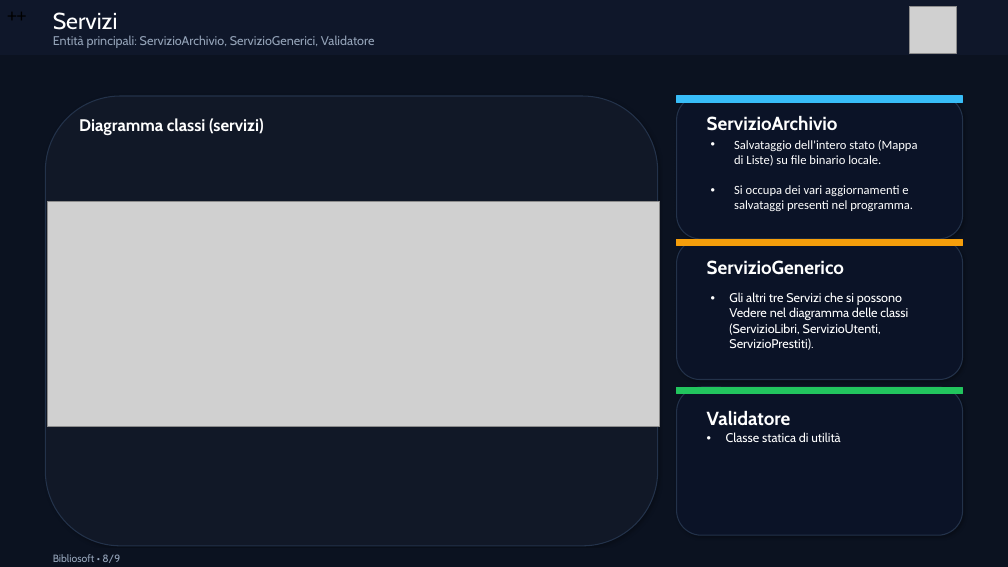
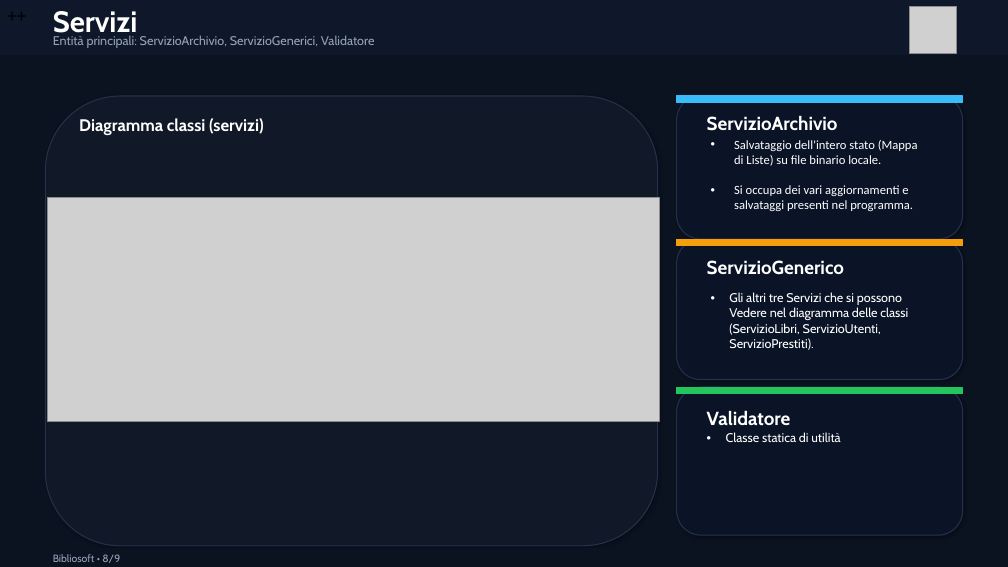
Before and after one commit to digregoriomario/bibliosoft, a slide deck: slide 8 of presentazione_bibliosoft.pptx. Drawn at 1008x567 pixels with LibreOffice and Linux fonts; fonts in the diff are those of the drawing; grey boxes stand for pictures. Boxes give left, top, right and bottom in pixels: in the first picture for what was removed or moved away, otherwise in the second. Text is boxed around its words. In the diff, an @@ line names an element or a change of style, - is before the commit and + after.

```diff
--- a/presentazione_bibliosoft.pptx
+++ b/presentazione_bibliosoft.pptx
@@ text "Servizi" at [53,11,138,39]: size 22 to 28 pt, bold on @@
@@ picture: place and size @@
-picture at [48,201,660,426]
+picture at [48,197,659,422]
```
Also in this commit, not shown: 2 other slides changed.
